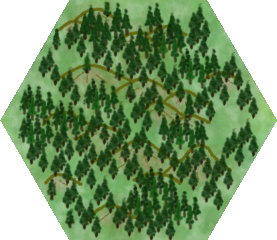
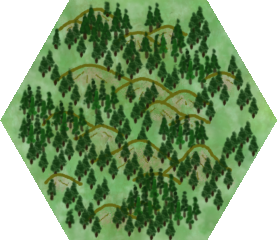
Comparing the layer stacks of the two 277x240 images. Changes:
painted on "Trees" over [48, 2, 254, 214]
